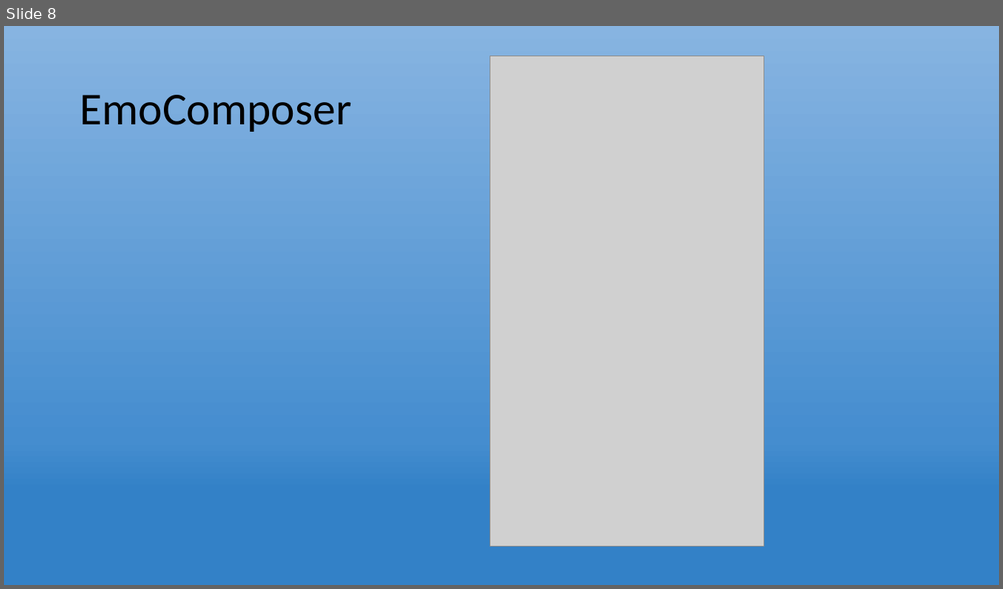
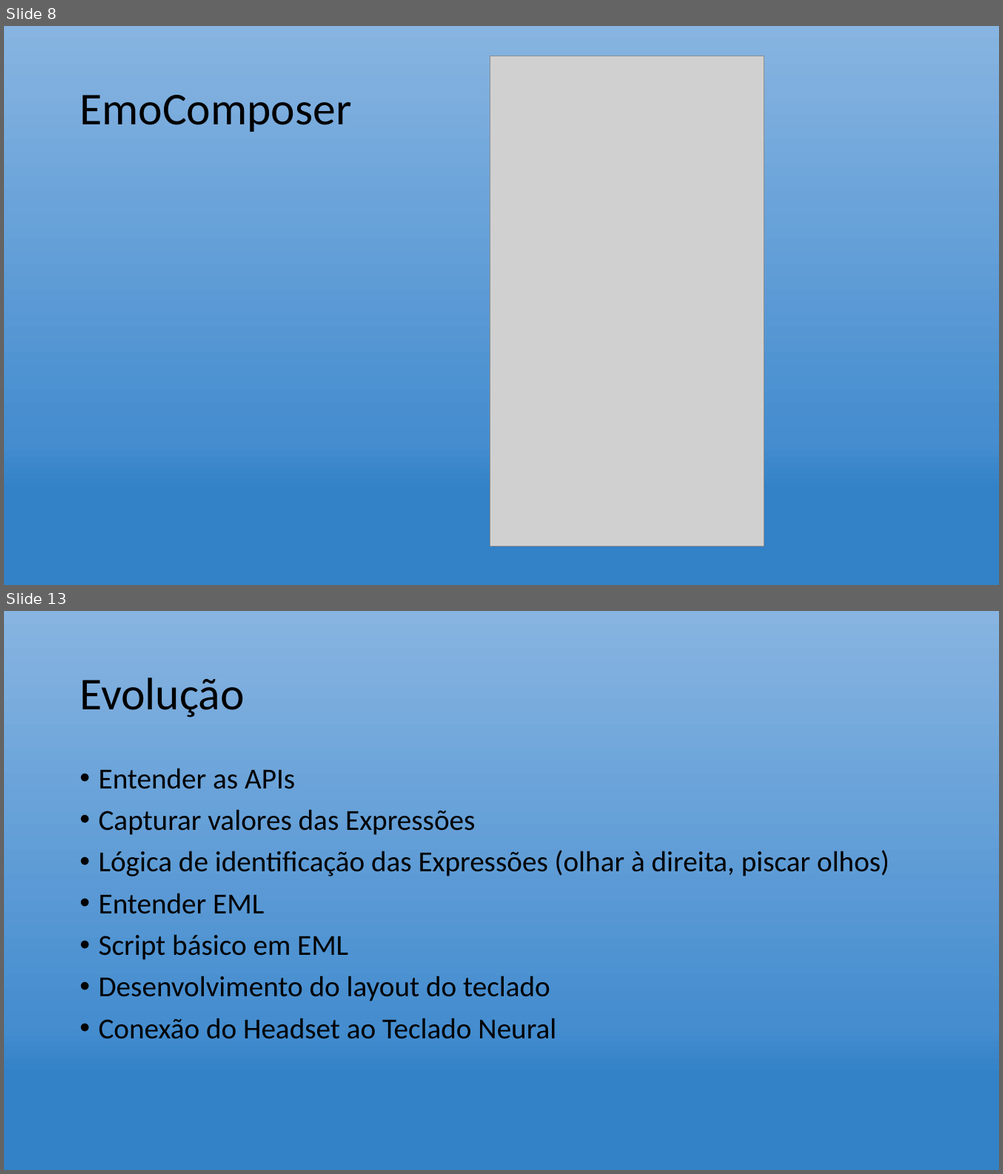
Before and after one commit to fgbettio/projetos-famec-pr, a slide deck: Projetos/Emotiv/Documentos 2013/Projeto_TecladoNeural/Apresentação/Apresentação Semana 30-09-2013/Apresentação Teclado Neural.pptx. Shown one above the other, each under a label of ours: slide 8 before the commit, slides 8 and 13 after it; the slides between them are not shown. The pictures are 1003x589 and 1003x1174 pixels, drawn with LibreOffice and Linux fonts; fonts in the diff are those of the drawing; grey boxes stand for pictures. Boxes give left, top, right and bottom in pixels: in the first picture for what was removed or moved away, otherwise in the second. Text is boxed around its words. In the diff, an @@ line names an element or a change of style, - is before the commit and + after.

```diff
--- a/Projetos/Emotiv/Documentos 2013/Projeto_TecladoNeural/Apresentação/Apresentação Semana 30-09-2013/Apresentação Teclado Neural.pptx
+++ b/Projetos/Emotiv/Documentos 2013/Projeto_TecladoNeural/Apresentação/Apresentação Semana 30-09-2013/Apresentação Teclado Neural.pptx
@@ slide 13 added at box(4, 611, 999, 1170), background gradient #87B4E1 to #458DCF to #3381C7 @@
@@ title added at box(79, 678, 244, 718), 44 pt, text #000000 @@
+Evolução
@@ text added at box(99, 768, 889, 1039), 28 pt, text #000000 @@
+• Entender as APIs
+• Capturar valores das Expressões
+• Lógica de identificação das Expressões (olhar à direita, piscar olhos)
+• Entender EML
+• Script básico em EML
+• Desenvolvimento do layout do teclado
+• Conexão do Headset ao Teclado Neural
```
Also in this commit, not shown: 6 other slides added, 10 other files.
